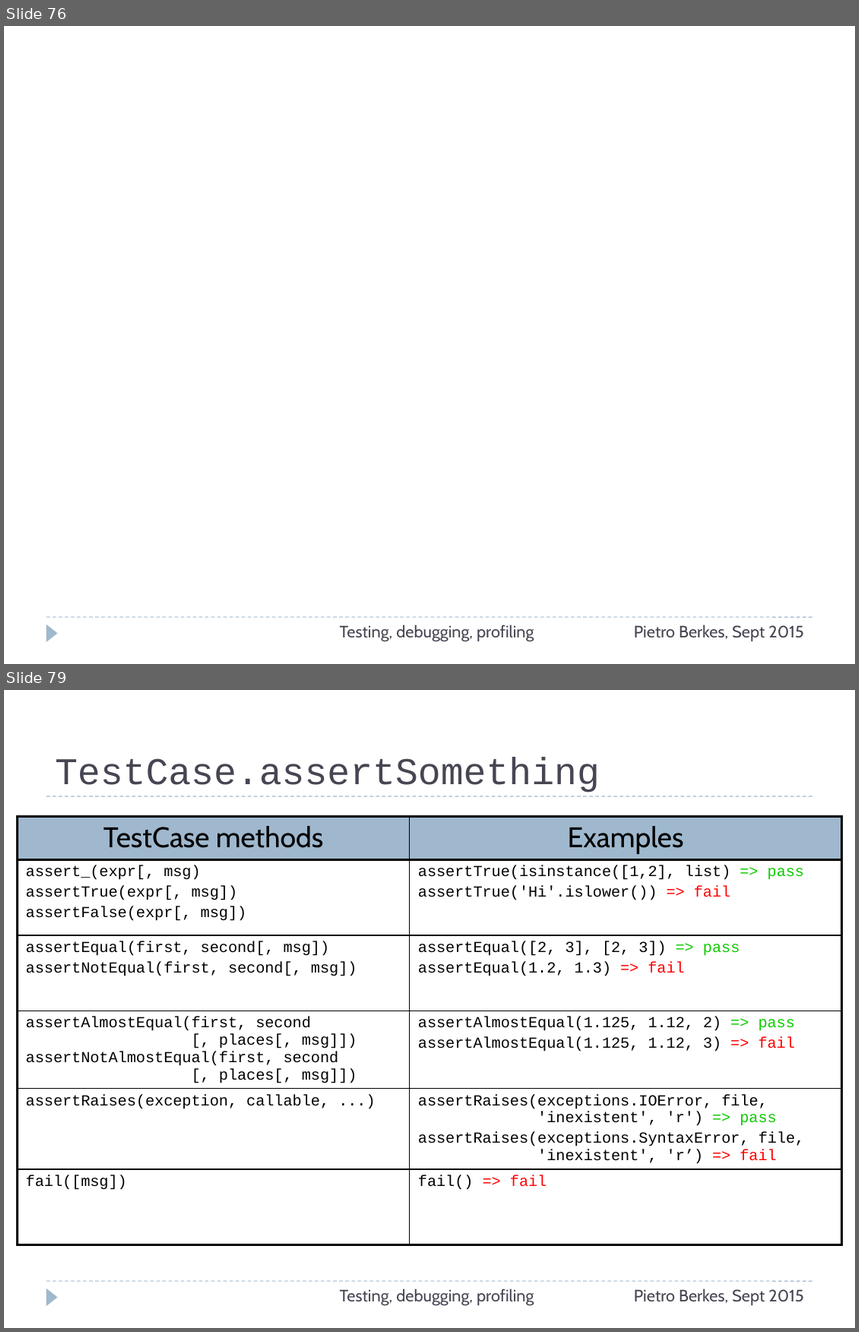
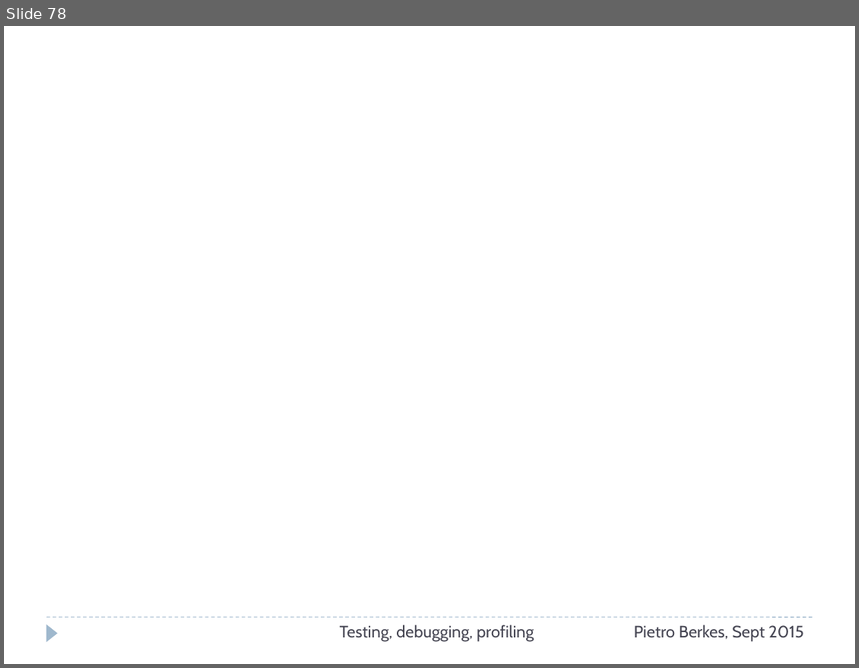
Before and after one commit to ASPP/testing_debugging_profiling, a slide deck: testing-debugging-profiling.pptx. Shown one above the other, each under a label of ours: slides 76 and 79 before the commit, slide 78 after it; the slides between them are not shown. The pictures are 859x1332 and 859x668 pixels, drawn with LibreOffice and Linux fonts; fonts in the diff are those of the drawing. Boxes give left, top, right and bottom in pixels: in the first picture for what was removed or moved away, otherwise in the second. Text is boxed around its words. In the diff, an @@ line names an element or a change of style, - is before the commit and + after.

Commit message:
Revise debugging section

```diff
--- a/testing-debugging-profiling.pptx
+++ b/testing-debugging-profiling.pptx
@@ slide 79 removed at <box>4,690,855,1328</box>, background #FFFFFF; not listed: 2 template elements that a slide beside it also shows @@
@@ title removed at <box>55,757,600,793</box> @@
-TestCase.assertSomething
@@ line removed from (47, 796) to (813, 796) @@
@@ table removed at <box>18,816,842,1255</box>, 6 rows, 2 columns @@
-TestCase methods | Examples
-assert_(expr[, msg) / assertTrue(expr[, msg]) / assertFalse(expr[, msg]) | assertTrue(isinstance([1,2], list) => pass / assertTrue('Hi'.islower()) => fail
-assertEqual(first, second[, msg]) / assertNotEqual(first, second[, msg]) | assertEqual([2, 3], [2, 3]) => pass / assertEqual(1.2, 1.3) => fail
-assertAlmostEqual(first, second [, places[, msg]]) assertNotAlmostEqual(first, second [, places[, msg]]) | assertAlmostEqual(1.125, 1.12, 2) => pass / assertAlmostEqual(1.125, 1.12, 3) => fail
-assertRaises(exception, callable, ...) | assertRaises(exceptions.IOError, file, 'inexistent', 'r') => pass / assertRaises(exceptions.SyntaxError, file, 'inexistent', 'r’) => fail
-fail([msg]) | fail() => fail
@@ text removed at <box>340,1289,534,1306</box> @@
-Testing, debugging, profiling
@@ text removed at <box>634,1289,804,1306</box> @@
-Pietro Berkes, Sept 2015
@@ what was slide 76 is now slide 78 @@
```
Also in this commit, not shown: 4 slides changed, 11 other slides removed, 1 other file.
